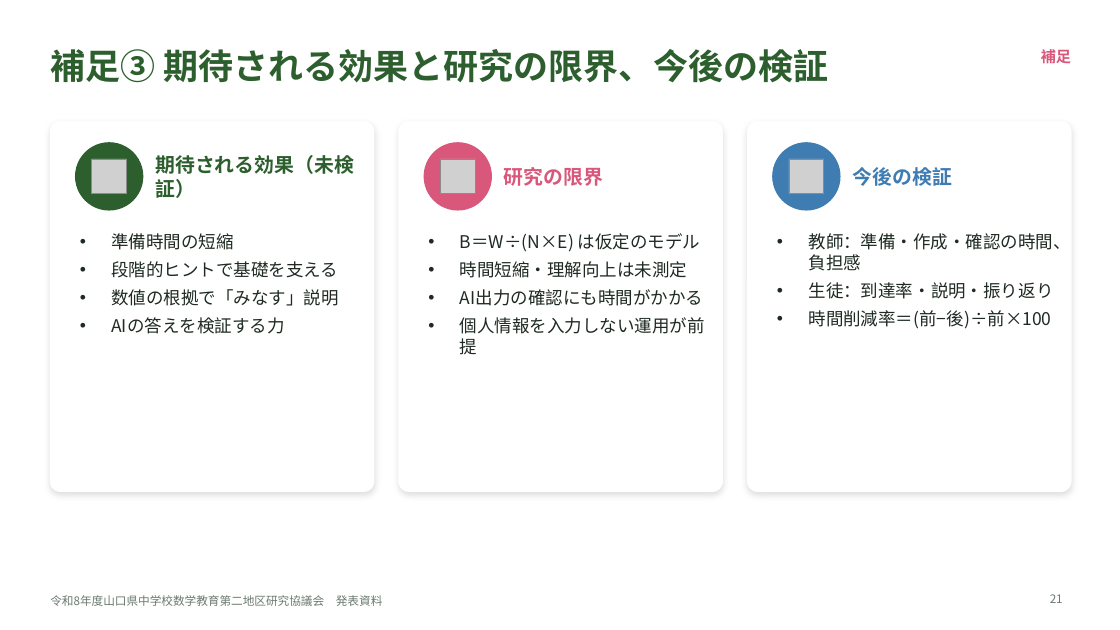
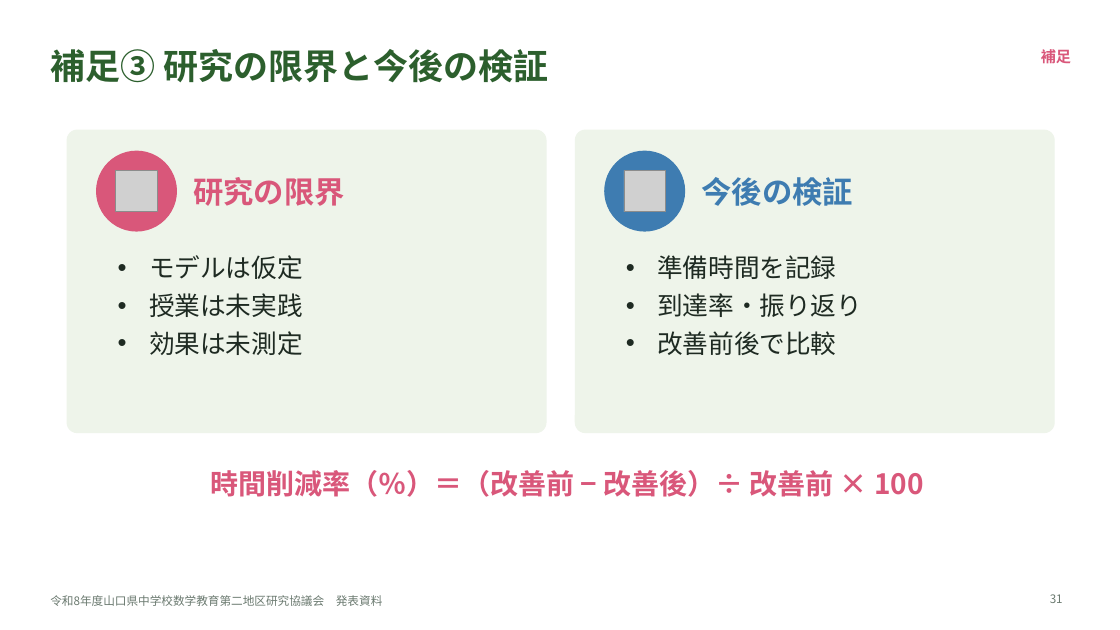
Before and after one commit to margiela14th-sudo/my-ai-project, a slide deck: slide 31 of 07_完成資料/県大会発表_生成AI授業再構築.pptx (slide 21 before the commit). Drawn at 1120x630 pixels with LibreOffice and Linux fonts; fonts in the diff are those of the drawing; grey boxes stand for pictures. Boxes give left, top, right and bottom in pixels: in the first picture for what was removed or moved away, otherwise in the second. Text is boxed around its words. In the diff, an @@ line names an element or a change of style, - is before the commit and + after.

```diff
--- a/07_完成資料/県大会発表_生成AI授業再構築.pptx
+++ b/07_完成資料/県大会発表_生成AI授業再構築.pptx
@@ title at (50,49,548,83): text changed @@
-補足③ 期待される効果と研究の限界、今後の検証
+補足③ 研究の限界と今後の検証
@@ rounded rectangle: place and size @@
-rounded rectangle at (50,122,374,492)
+rounded rectangle at (67,130,546,433)
@@ rounded rectangle at (67,130,546,433): fill #FFFFFF to #EEF4EA; outline #FFFFFF 1 pt to #EEF4EA 1 pt; shadow off; proportions changed @@
@@ rounded rectangle at (576,130,1054,433): fill #FFFFFF to #EEF4EA; outline #FFFFFF 1 pt to #EEF4EA 1 pt; shadow off; proportions changed @@
@@ rounded rectangle: place and size @@
-rounded rectangle at (399,122,723,492)
+rounded rectangle at (576,130,1054,433)
@@ rounded rectangle removed at (748,122,1071,492) @@
@@ ellipse removed at (773,143,840,210) @@
@@ picture removed at (92,159,127,194) @@
@@ ellipse: place and size @@
-ellipse at (76,143,143,210)
+ellipse at (97,151,176,231)
@@ ellipse at (97,151,176,231): fill #2C5F2D to #D9577A; outline #2C5F2D 1 pt to #D9577A 1 pt @@
@@ picture: place and size @@
-picture at (440,159,476,194)
+picture at (116,171,157,212)
@@ text removed at (155,155,354,198) @@
-期待される効果（未検証）
@@ text "研究の限界" at (193,177,345,206): size 17 to 26 pt @@
@@ text "研究の限界": place and size @@
-text "研究の限界" at (504,167,603,186)
+text "研究の限界" at (193,177,345,206)
@@ ellipse: place and size @@
-ellipse at (424,143,492,210)
+ellipse at (605,151,685,231)
@@ ellipse at (605,151,685,231): fill #D9577A to #3E7CB1; outline #D9577A 1 pt to #3E7CB1 1 pt @@
@@ picture: place and size @@
-picture at (789,159,824,194)
+picture at (624,171,665,212)
@@ text "今後の検証": place and size @@
-text "今後の検証" at (853,167,952,186)
+text "今後の検証" at (701,177,853,206)
@@ text "今後の検証" at (701,177,853,206): size 17 to 26 pt @@
@@ text removed at (809,233,1071,329) @@
-• 教師：準備・作成・確認の時間、負担感
-• 生徒：到達率・説明・振り返り
-• 時間削減率＝(前−後)÷前×100
@@ text at (149,255,303,355): text changed; size 15 to 22 pt @@
-• 準備時間の短縮
-• 段階的ヒントで基礎を支える
-• 数値の根拠で「みなす」説明
-• AIの答えを検証する力
+• モデルは仮定
+• 授業は未実践
+• 効果は未測定
@@ text at (657,255,862,355): text changed; size 15 to 22 pt @@
-• B＝W÷(N×E) は仮定のモデル
-• 時間短縮・理解向上は未測定
-• AI出力の確認にも時間がかかる
-• 個人情報を入力しない運用が前提
+• 準備時間を記録
+• 到達率・振り返り
+• 改善前後で比較
@@ text added at (210,470,924,497), 24 pt, text #D9577A, bold @@
+時間削減率（％）＝（改善前 − 改善後）÷ 改善前 × 100
```
Also in this commit, not shown: 16 other slides changed, 14 slides added, 5 slides removed, 10 other files.
